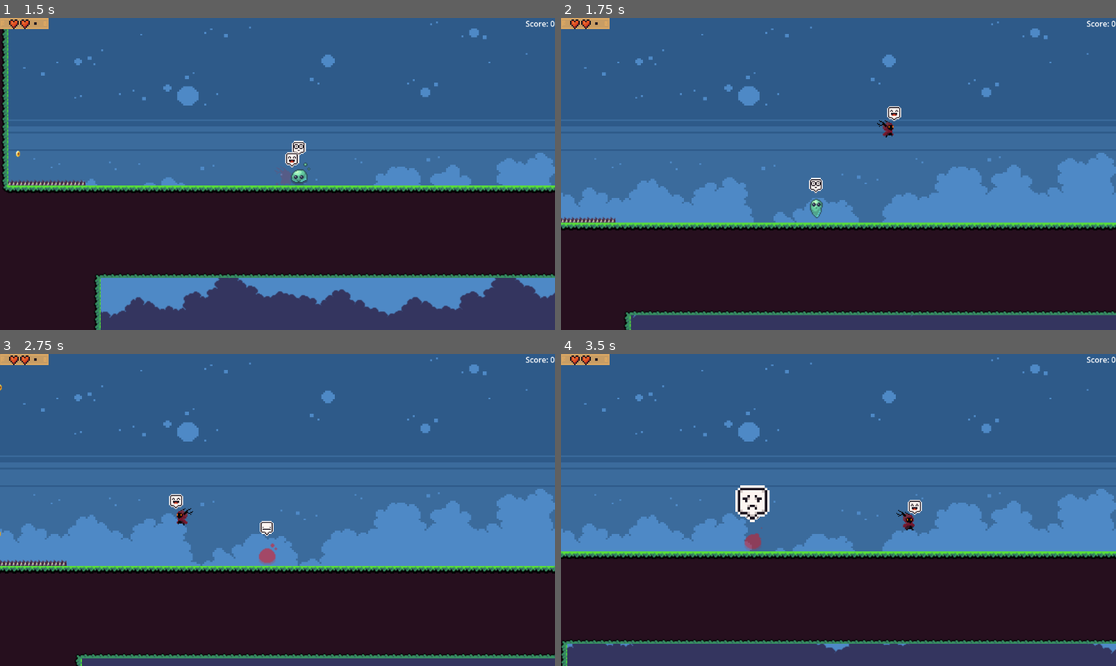
Above: before the commit, frames 1-4 (two rows, left to right).
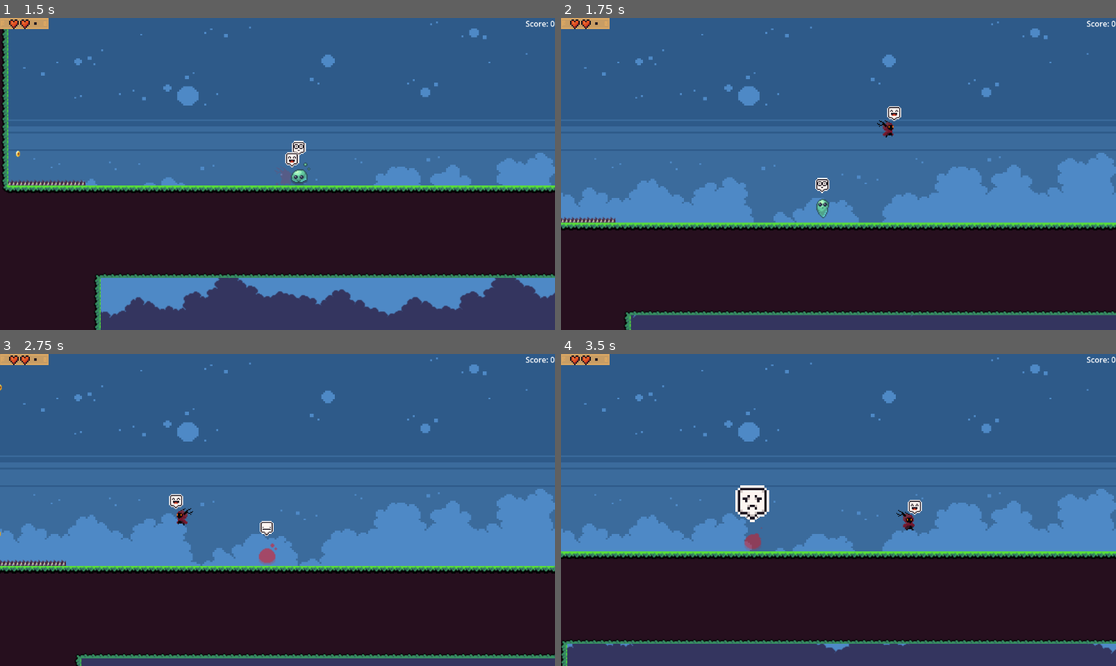
Above: after the commit, the same moments.

Repository: ag-pacier/Serif_Platformer
Game: Godot game, scene res://LevelStuff/Devlevel/devLevel.tscn
The game is run twice, just before and just after one commit, with the same random seed, the same clock (stepped at 60 frames per second) and the same inputs. Sound files missing from this copy of the repository are replaced by a short silence.
Inputs:
- Up to frame 1 (1.5 s): tap Enter (return_but) at 0.5, 1.35 s; hold Right (right) from 0.53 s (still down); tap F (action) at 0.6 s; tap Space (jump) at 0.77 s
- Up to frame 2 (1.75 s): keep holding Right (right); tap Space (jump) at 1.52 s
- Up to frame 3 (2.75 s): release Right (right) at 2.03 s; hold Left (left) from 2.03 s (still down); tap F (action) at 2.1 s
- Up to frame 4 (3.5 s): release Left (left) at 2.78 s; hold Right (right) from 2.78 s (still down); tap Enter (return_but) at 2.85 s; tap Space (jump) at 3.02 s

Frame 1 is identical in both runs. In frame 2, 0.3% of the frame differs, in the area x 44-49%, y 51-65%; in frame 3, less than 0.1%; in frame 4, less than 0.1%.

Commit message:
basic move figured

Diff:
--- a/LevelStuff/Devlevel/devLevel.tscn
+++ b/LevelStuff/Devlevel/devLevel.tscn
@@ -190,7 +190,6 @@
 floor_constant_speed = false
 platform_on_leave = 0
 max_health = 3
-speed = 200
 aggro = true
 react_time = 0.5
 time_to_default = 5
--- a/Sprites/Baddies/Slime/Slime.tscn
+++ b/Sprites/Baddies/Slime/Slime.tscn
@@ -5,7 +5,7 @@
 
 [node name="Slime" instance=ExtResource("1_ek6xe")]
 platform_floor_layers = 170
-speed = 100
+speed = 50
 default_behavior = 2
 attack_frm = 6
 
--- a/Sprites/Baddies/baddie_base.gd
+++ b/Sprites/Baddies/baddie_base.gd
@@ -178,9 +178,10 @@
 			if moving:
 				moving = false
 		behave.HAPPY:
-			pass
+			if !moving:
+				moving = true
 		behave.JOY:
-			mood_indicate(behave.SHOCK)
+			mood_indicate(behave.JOY)
 			$BehaveTimer.start(2.0)
 		behave.BLANK:
 			mood_indicate(behave.BLANK)
@@ -204,7 +205,6 @@
 
 ## On reaction time, check to see if we see anything and react to it
 func _on_visual_timer_timeout() -> void:
-	print("Visual Timer!")
 	if $VisionCast.is_colliding():
 		var coll_body = $VisionCast.get_collider()
 		if coll_body.is_in_group("MainC"):
@@ -220,13 +220,11 @@
 		if last_seen != null:
 			last_seen = null
 			behavior_transition(behave.BLANK)
-		if nothing_check > 1:
+		if nothing_check >= 1:
 			if nothing_check < time_to_default:
 				nothing_check += 1
-				print("Nuffin")
 			else:
 				nothing_check = 0
-				print("Reset Nuffin")
 		else:
 			mainc_loc = null
 
